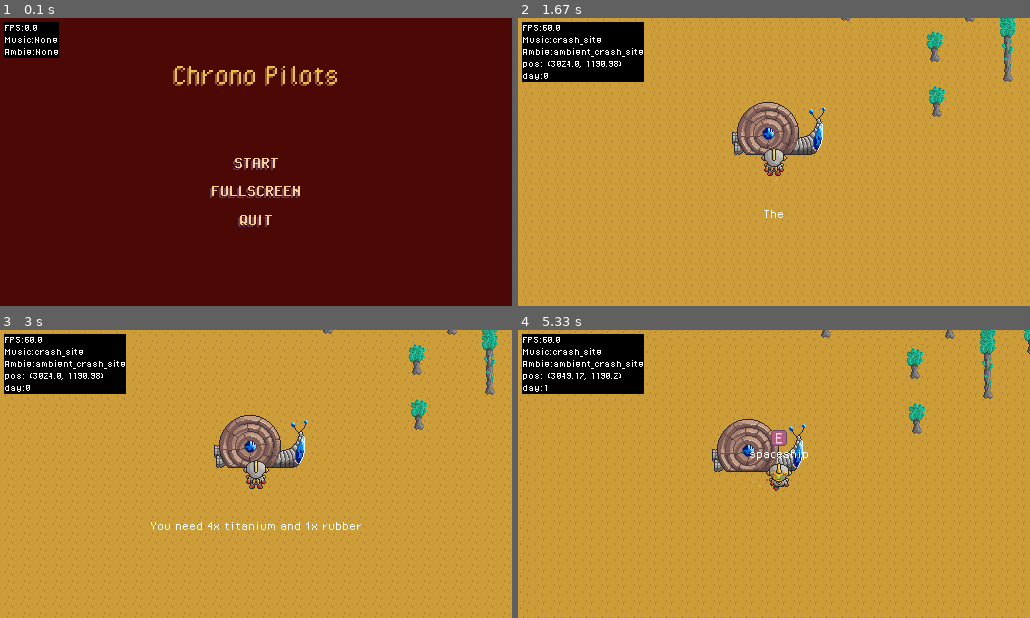
Above: before the commit, frames 1-4 (two rows, left to right).
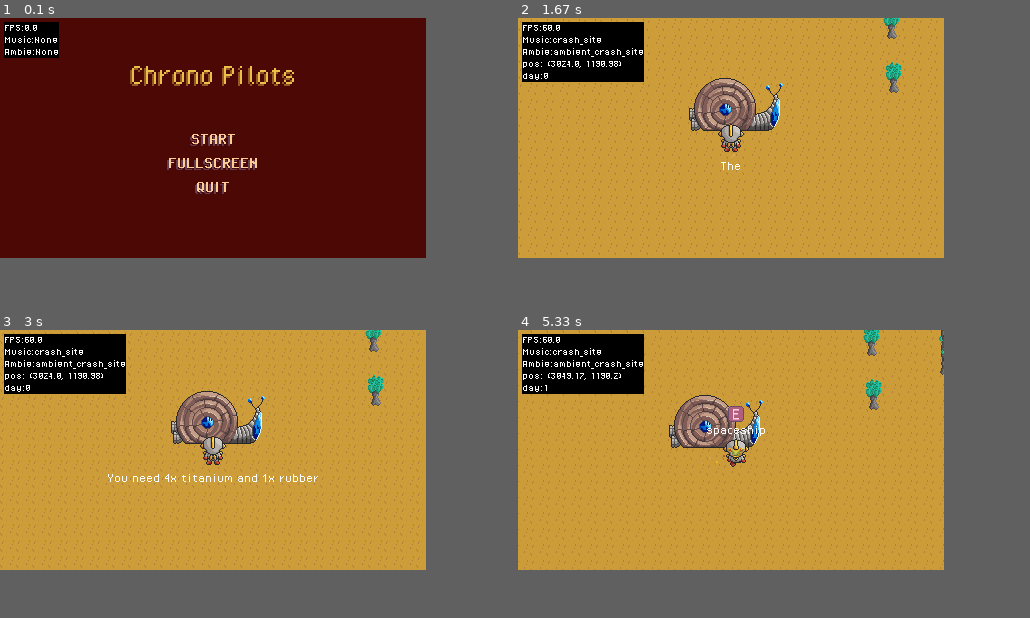
Above: after the commit, the same moments.

Repository: VantaTree/ChronoPilots
Game: pygame game, started from main.py
Same seed, same stepped clock (60 frames per second), same inputs: the game is played once before the commit and once after it.
Inputs:
- Up to frame 1 (0.1 s): no input
- Up to frame 2 (1.67 s): click "START" at 0.38 s; tap Esc at 0.67 s; hold Tab 1-1.47 s; hold W 1-1.47 s; tap E at 1.5 s
- Up to frame 3 (3 s): tap E at 1.9, 2.2, 2.4, 2.7, 2.9 s
- Up to frame 4 (5.33 s): tap E at 3.2, 4.32 s; hold S 3.4-3.7 s; hold A 3.73-4.13 s; hold W 4.17-4.53 s; hold D 4.57-5.2 s; hold S from 5.23 s (still down)
In our replay, the window is 512x288 before the commit and 426x240 after it. These sizes can differ from the game's own. Grey fills any space a smaller window leaves; there, only what the larger window draws over its background counts as a difference.

The runs differ from the first frame. In frame 1, 2.8% of the frame differs, in the area x 25-66%, y 16-73%; in frame 2, 12%; in frame 3, 13%, in the area x 0-100%, y 0-100%; in frame 4, 12%.

Commit message:
made game screen smaller, made inventory 4x3

Diff:
--- a/modules/config.py
+++ b/modules/config.py
@@ -1,6 +1,6 @@
 TILESIZE = 16
 # W, H = 640, 360
-W, H = 512, 288
-# W, H = 426, 240
+# W, H = 512, 288
+W, H = 426, 240
 FPS = 0
 CHUNK = TILESIZE*10
--- a/modules/cutscene.py
+++ b/modules/cutscene.py
@@ -118,7 +118,7 @@
                 text = self.texts[self.page_index]
             else:
                 text = self.texts[self.page_index][:self.letter_index]
-            text_surf = self.master.font.render(text, False, (255, 255, 255), wraplength=int(W/2))
+            text_surf = self.master.font.render(text, False, (255, 255, 255), wraplength=int(W/3*2))
             rect = text_surf.get_rect(center=(W/2, H/2))
             self.screen.blit(text_surf, rect)
 
--- a/modules/level.py
+++ b/modules/level.py
@@ -151,12 +151,12 @@
         for layer in self.tile_map_layers:
 
             px1 = int(self.master.offset.x*-1//TILESIZE)
-            px2 = px1 + W//TILESIZE
+            px2 = px1 + W//TILESIZE +1
             py1 = int(self.master.offset.y*-1//TILESIZE)
             py2 = py1 + H//TILESIZE
 
-            if px2 == self.size[0]: px2 = self.size[0]-1
-            if py2 == self.size[1]: py2 = self.size[1]-1
+            if px2 >= self.size[0]: px2 = self.size[0]-1
+            if py2 >= self.size[1]: py2 = self.size[1]-1
             if px2 < 0: px2 = 0
             if py2 < 0: py2 = 0
 
--- a/modules/player.py
+++ b/modules/player.py
@@ -74,6 +74,7 @@
         self.dying = False
 
         self.inventory = {}
+        # self.inventory = {"uranium":1, "titanium":2, "copper":3, "gold":4, "diamond":5, "wood":6, "rubber":7, "fruit":8, "vegetable":9}
         self.inventory_open = False
         self.has_final_resource = False
         self.weapon_upgraded = False
@@ -278,25 +279,25 @@
         self.screen.blit(self.master.game.black_overlay, (0, 0))
         self.screen.blit(pygame.transform.gaussian_blur(self.screen, 5, False), (0, 0))
 
-        widx, widy = 50, 50
-        grid = 3
         mat_size = 16
+        padd = 12
+        gridx, gridy = 4, 3
+
+        widx = mat_size*gridx + padd*(gridx-1)
+        widy = mat_size*gridy + padd*(gridy-1)
 
         offx = (W-widx)/2
         offy = (H-widy)/2
 
-        paddx = widx/grid+mat_size
-        paddy = widy/grid+mat_size
-
         for i, (key, amount) in enumerate(self.inventory.items()):
             if amount == 0: continue
-            y, x = divmod(i, grid)
-            pos = x*paddx+offx-(mat_size/1), y*paddy+offy-(mat_size/1)
+            y, x = divmod(i, gridx)
+            pos = x*(mat_size+padd)+offx, y*(mat_size+padd)+offy
             self.screen.blit(pygame.transform.scale2x(MATERIAL_SPRITE[key]), (pos))
             text = self.master.font_d.render(F"x{amount}", True, (255, 255, 255))
             self.screen.blit(text, (pos[0]+mat_size/3*2, pos[1]+mat_size/2))
 
-        radius = 115
+        radius = min((W, H))/5*2
         # pygame.draw.arc(self.screen, (100, 0, 20), (W/2-radius+15, H/2-radius+15, (radius-15)*2, (radius-15)*2), 0, pi*2/self.max_health*self.health, 5)
         for i in range(self.max_health):
 
